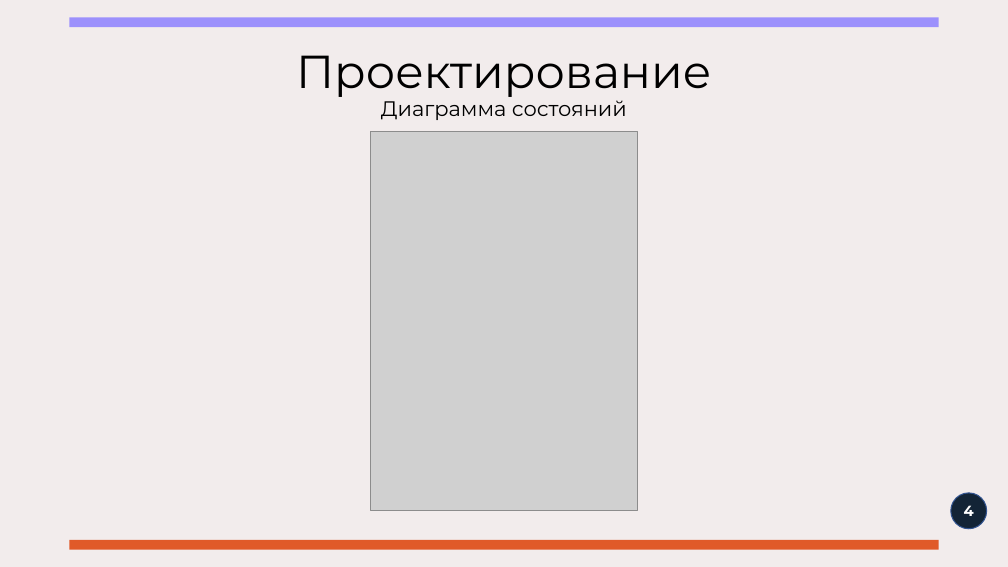
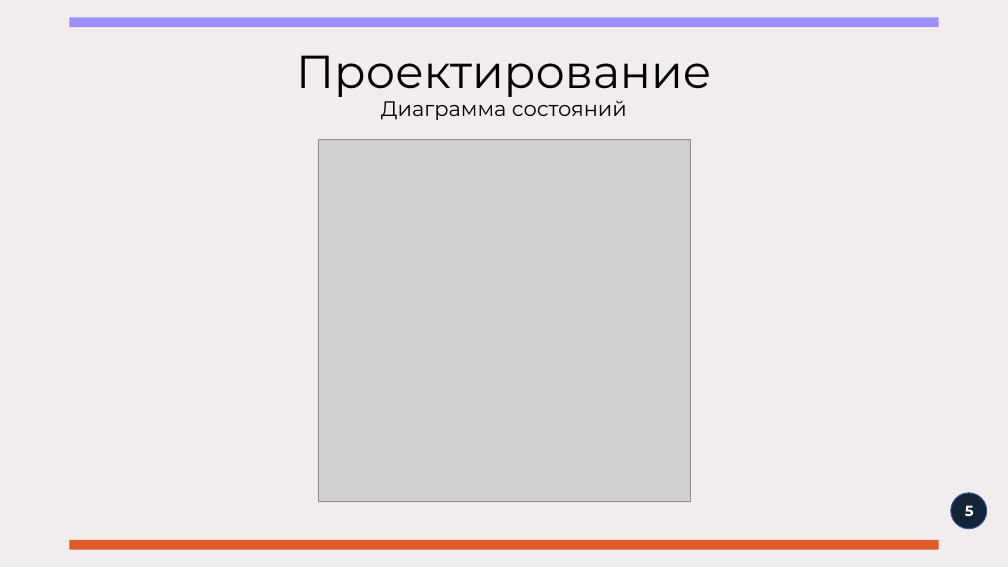
Before and after one commit to Hiraeth-qw/TP_TourAgency, a slide deck: slide 5 of Documents/ПРИ123-ТП-КП-Презентация-Ле.pptx (slide 4 before the commit). Drawn at 1008x567 pixels with LibreOffice and Linux fonts; fonts in the diff are those of the drawing; grey boxes stand for pictures. Boxes give left, top, right and bottom in pixels: in the first picture for what was removed or moved away, otherwise in the second. Text is boxed around its words. In the diff, an @@ line names an element or a change of style, - is before the commit and + after.

Commit message:
Изменены презентация, ПЗ, диаграммы прецедентов, состояний и деятельности

```diff
--- a/Documents/ПРИ123-ТП-КП-Презентация-Ле.pptx
+++ b/Documents/ПРИ123-ТП-КП-Презентация-Ле.pptx
@@ picture: place and size @@
-picture at [371,132,637,511]
+picture at [318,140,690,502]
@@ page number at [965,505,974,516]: text changed @@
-4
+5
```
Also in this commit, not shown: 1 other slide changed, 10 slides added, 4 other files.
